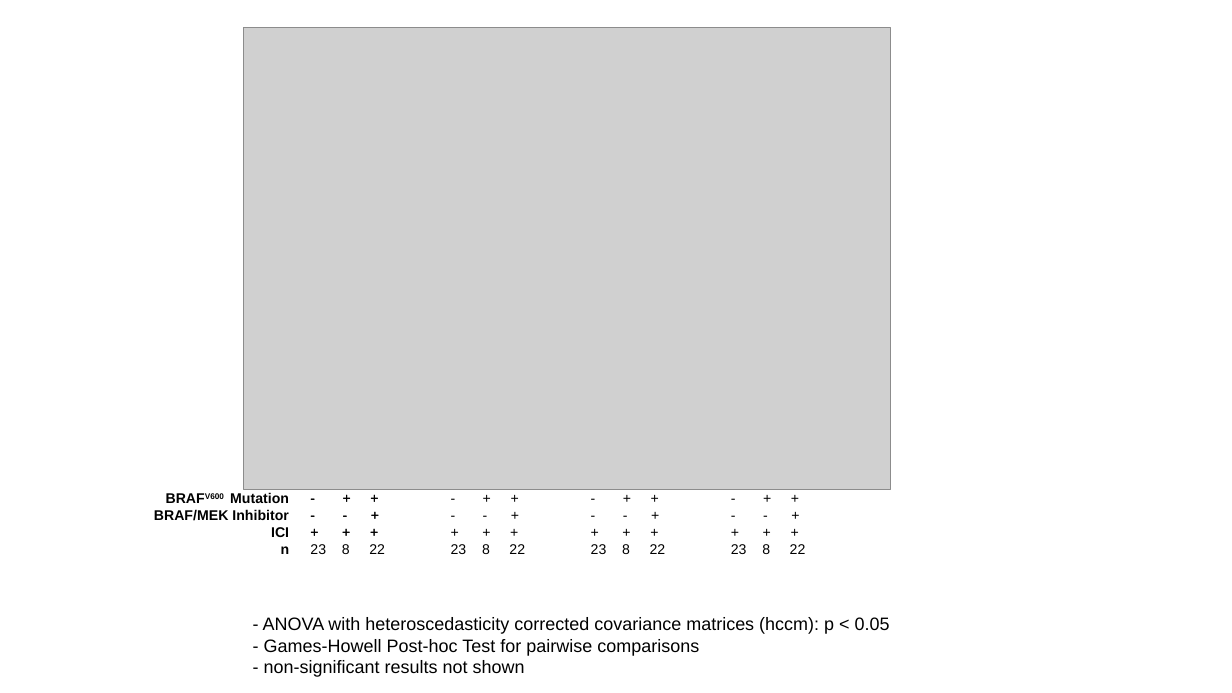
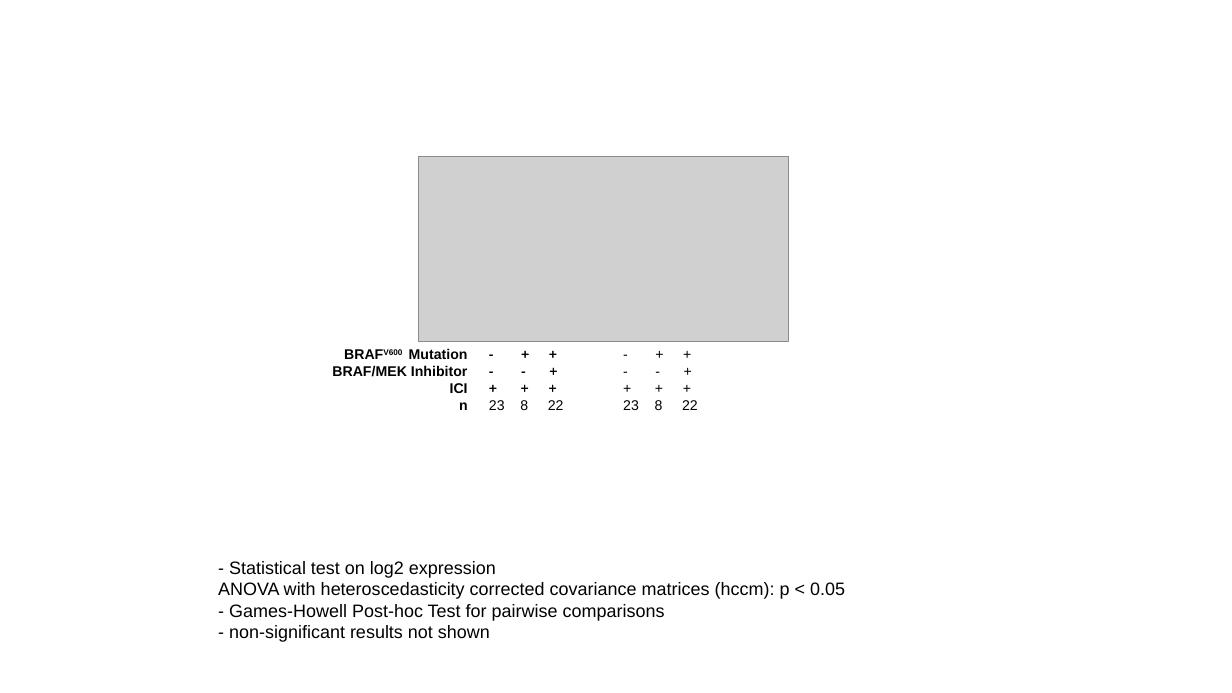
Before and after one commit to MBender1992/MelanomaStudy, a slide deck: slide 1 of Results/BRAF_therapy_Leonie.pptx. Drawn at 1232x693 pixels with LibreOffice and Linux fonts; fonts in the diff are those of the drawing; grey boxes stand for pictures. Boxes give left, top, right and bottom in pixels: in the first picture for what was removed or moved away, otherwise in the second. Text is boxed around its words. In the diff, an @@ line names an element or a change of style, - is before the commit and + after.

```diff
--- a/Results/BRAF_therapy_Leonie.pptx
+++ b/Results/BRAF_therapy_Leonie.pptx
@@ picture removed at bbox=[244, 28, 891, 490] @@
@@ picture added at bbox=[419, 156, 788, 341] @@
@@ 3 texts: place and size @@
-3 texts at bbox=[154, 485, 409, 554]
+3 texts at bbox=[332, 341, 587, 410]
@@ text "- + +": place and size @@
-text "- + +" at bbox=[451, 544, 525, 554]
+text "- + +" at bbox=[623, 400, 698, 410]
@@ text "- Statistical test on log2 ...": place and size @@
-text "- Statistical test on log2 ..." at bbox=[263, 617, 890, 677]
+text "- Statistical test on log2 ..." at bbox=[218, 561, 845, 642]
@@ text at bbox=[218, 561, 845, 599]: text changed @@
-- ANOVA with heteroscedasticity corrected covariance matrices (hccm): p < 0.05
+- Statistical test on log2 expression
+ANOVA with heteroscedasticity corrected covariance matrices (hccm): p < 0.05
@@ text removed at bbox=[591, 544, 666, 554] @@
-- + +
-- - +
-+ + +
-23 8 22
@@ text removed at bbox=[731, 544, 806, 554] @@
-- + +
-- - +
-+ + +
-23 8 22
```
Also in this commit, not shown: 3 slides added, 10 other files.
